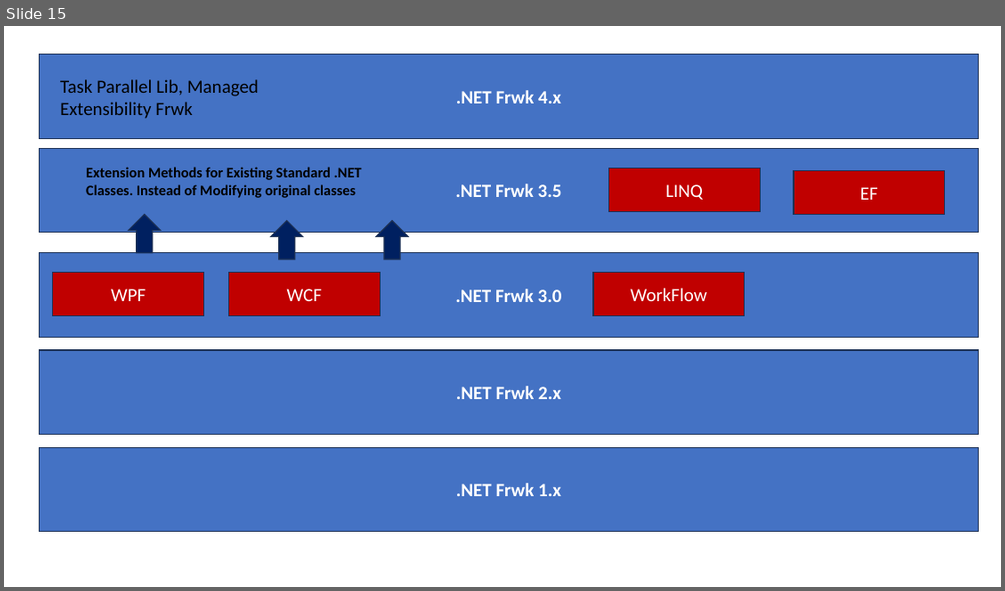
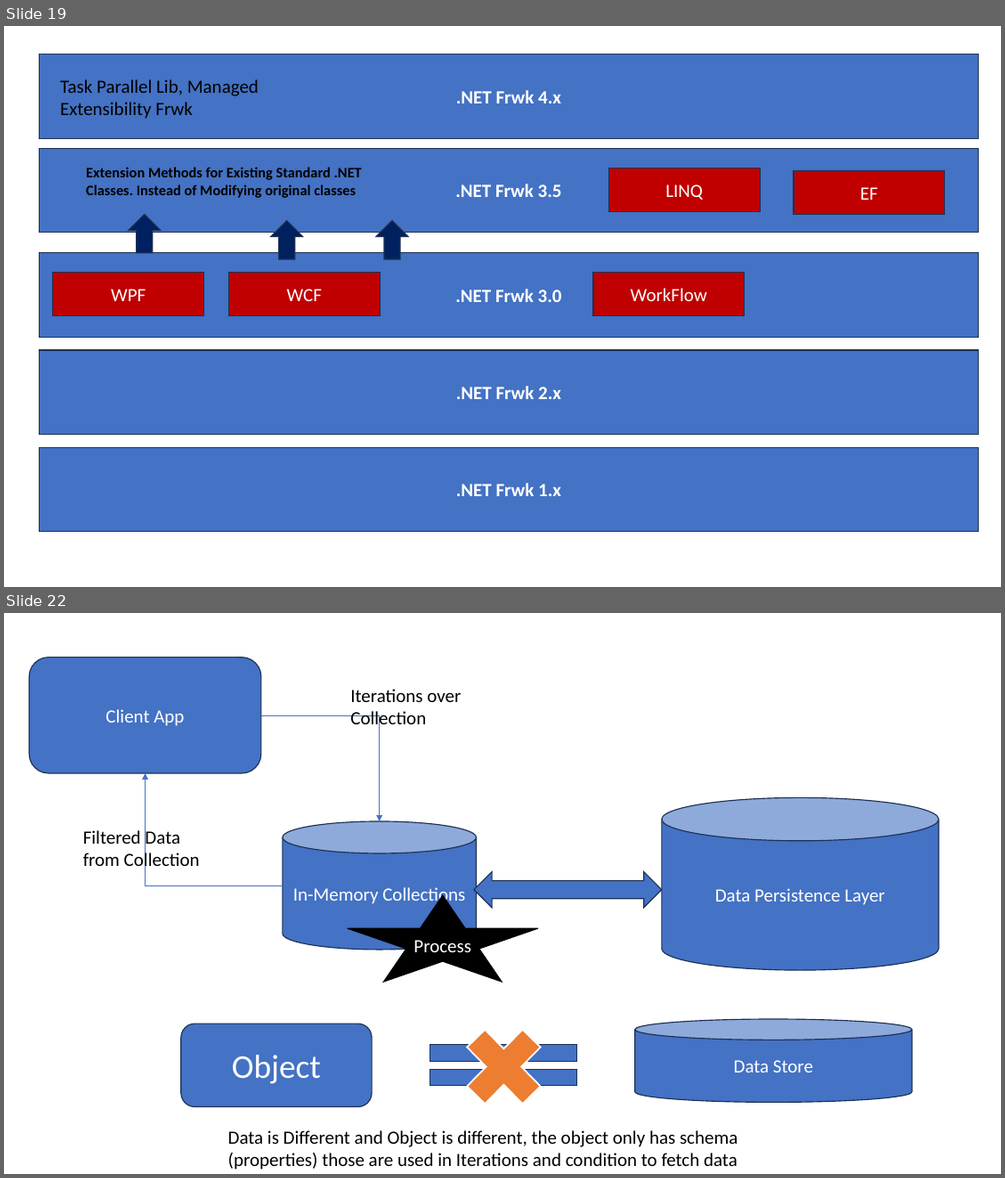
Before and after one commit to maheshsabnis/capita_sept_2023_Oct, a slide deck: Images.pptx. Shown one above the other, each under a label of ours: slide 15 before the commit, slides 19 and 22 after it; the slides between them are not shown. The pictures are 1005x591 and 1005x1178 pixels, drawn with LibreOffice and Linux fonts; fonts in the diff are those of the drawing. Boxes give left, top, right and bottom in pixels: in the first picture for what was removed or moved away, otherwise in the second. Text is boxed around its words. In the diff, an @@ line names an element or a change of style, - is before the commit and + after.

```diff
--- a/Images.pptx
+++ b/Images.pptx
@@ slide 22 added at bbox=[4, 613, 1001, 1174], background #FFFFFF @@
@@ rounded rectangle added at bbox=[30, 657, 261, 773], fill #4472C4, outline #1E3256 1 pt, 18 pt, text #FFFFFF @@
+Client App
@@ text added at bbox=[350, 689, 461, 730], 18 pt, text #000000 @@
+Iterations over Collection
@@ elbow arrow added from (261, 715) to (380, 821), #4472C4 0.5 pt @@
@@ elbow arrow added from (283, 885) to (146, 773), #4472C4 0.5 pt @@
@@ cylinder added at bbox=[662, 798, 938, 971], fill #4472C4, outline #1E3256 1 pt, 18 pt, text #FFFFFF @@
+Data Persistence Layer
@@ cylinder added at bbox=[283, 821, 476, 949], fill #4472C4, outline #1E3256 1 pt, 18 pt, text #FFFFFF @@
+In-Memory Collections
@@ text added at bbox=[83, 827, 200, 871], 18 pt, text #000000 @@
+Filtered Data from Collection
@@ left right arrow added at bbox=[474, 872, 662, 908], fill #4472C4, outline #1E3256 1 pt @@
@@ star added at bbox=[348, 896, 538, 981], fill #000000, outline #000000 1 pt, 18 pt, text #FFFFFF @@
+Process
@@ cross added at bbox=[451, 1013, 558, 1121], fill #ED7D31, outline #FFFFFF 1.5 pt @@
@@ rounded rectangle added at bbox=[181, 1023, 372, 1107], fill #4472C4, outline #1E3256 1 pt, 32 pt, text #FFFFFF @@
+Object
@@ math equal added at bbox=[404, 1030, 604, 1100], fill #4472C4, outline #1E3256 1 pt @@
@@ cylinder added at bbox=[635, 1019, 912, 1102], fill #4472C4, outline #1E3256 1 pt, 18 pt, text #FFFFFF @@
+Data Store
@@ text added at bbox=[228, 1130, 737, 1169], 18 pt, text #000000 @@
+Data is Different and Object is different, the object only has schema (properties) those are used in Iterations and condition to fetch data
@@ what was slide 15 is now slide 19 @@
```
Also in this commit, not shown: 8 other slides added, 37 other files.
